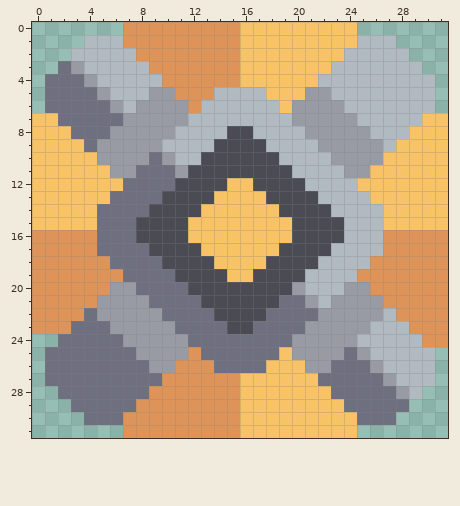
Pixel-art sprite: sprites/blocks/fyoungcha/shaft-router/shaft-router.png. Above: the version before the commit.
The file is 32x32 pixels.
Once edited:
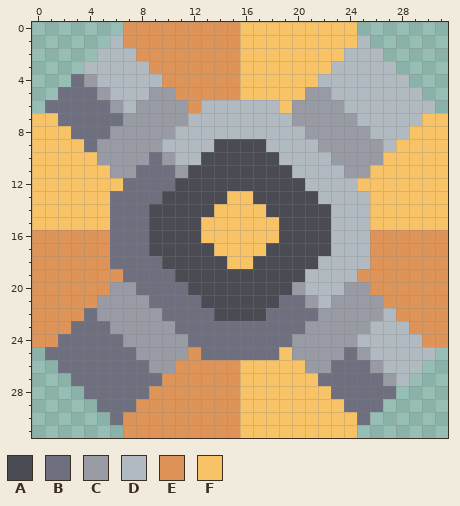
Palette (. is transparent): A #4a4b53  B #6e7080  C #989aa4  D #b0bac0  E #de9458  F #f8c266
Diff:
{"y":1,"x":4,"old":"DD","new":".."}
{"y":1,"x":26,"old":"DD","new":".."}
{"y":2,"x":3,"old":"DD","new":".."}
{"y":2,"x":27,"old":"DD","new":".."}
{"y":3,"x":2,"old":"BC","new":".."}
{"y":3,"x":28,"old":"DD","new":".."}
{"y":4,"x":1,"old":"BB","new":".."}
{"y":4,"x":29,"old":"DD","new":".."}
{"y":5,"x":1,"old":"B","new":"."}
{"y":5,"x":14,"old":"DDDD","new":"EEFF"}
{"y":5,"x":30,"old":"D","new":"."}
{"y":8,"x":15,"old":"AA","new":"DD"}
{"y":12,"x":15,"old":"FF","new":"AA"}
{"y":13,"x":14,"old":"F","new":"A"}
{"y":13,"x":17,"old":"F","new":"A"}
{"y":14,"x":5,"old":"B","new":"F"}
{"y":14,"x":13,"old":"F","new":"A"}
{"y":14,"x":18,"old":"F","new":"A"}
{"y":14,"x":26,"old":"D","new":"F"}
{"y":15,"x":5,"old":"B","new":"F"}
{"y":15,"x":8,"old":"A","new":"B"}
{"y":15,"x":12,"old":"F","new":"A"}
{"y":15,"x":19,"old":"F","new":"A"}
{"y":15,"x":23,"old":"A","new":"D"}
{"y":15,"x":26,"old":"D","new":"F"}
{"y":16,"x":5,"old":"B","new":"E"}
{"y":16,"x":8,"old":"A","new":"B"}
{"y":16,"x":12,"old":"F","new":"A"}
{"y":16,"x":19,"old":"F","new":"A"}
{"y":16,"x":23,"old":"A","new":"D"}
{"y":16,"x":26,"old":"D","new":"E"}
{"y":17,"x":5,"old":"B","new":"E"}
{"y":17,"x":13,"old":"F","new":"A"}
{"y":17,"x":18,"old":"F","new":"A"}
{"y":17,"x":26,"old":"D","new":"E"}
{"y":18,"x":14,"old":"F","new":"A"}
{"y":18,"x":17,"old":"F","new":"A"}
{"y":19,"x":15,"old":"FF","new":"AA"}
{"y":23,"x":15,"old":"AA","new":"BB"}
{"y":24,"x":0,"old":"..","new":"EE"}
{"y":26,"x":1,"old":"B","new":"."}
{"y":26,"x":14,"old":"BBBB","new":"EEFF"}
{"y":26,"x":30,"old":"D","new":"."}
{"y":27,"x":1,"old":"BB","new":".."}
{"y":27,"x":29,"old":"DD","new":".."}
{"y":28,"x":2,"old":"BB","new":".."}
{"y":28,"x":28,"old":"CD","new":".."}
{"y":29,"x":3,"old":"BB","new":".."}
{"y":29,"x":27,"old":"BB","new":".."}
{"y":30,"x":4,"old":"BB","new":".."}
{"y":30,"x":26,"old":"BB","new":".."}
{"label":"erased","picture_box":[45,35,110,100]}
{"label":"erased","picture_box":[370,35,435,100]}
{"label":"changed","picture_box":[214,87,266,139]}
{"label":"changed","picture_box":[188,178,435,425]}
{"label":"changed","picture_box":[97,204,149,256]}
{"label":"changed","picture_box":[32,334,110,425]}
